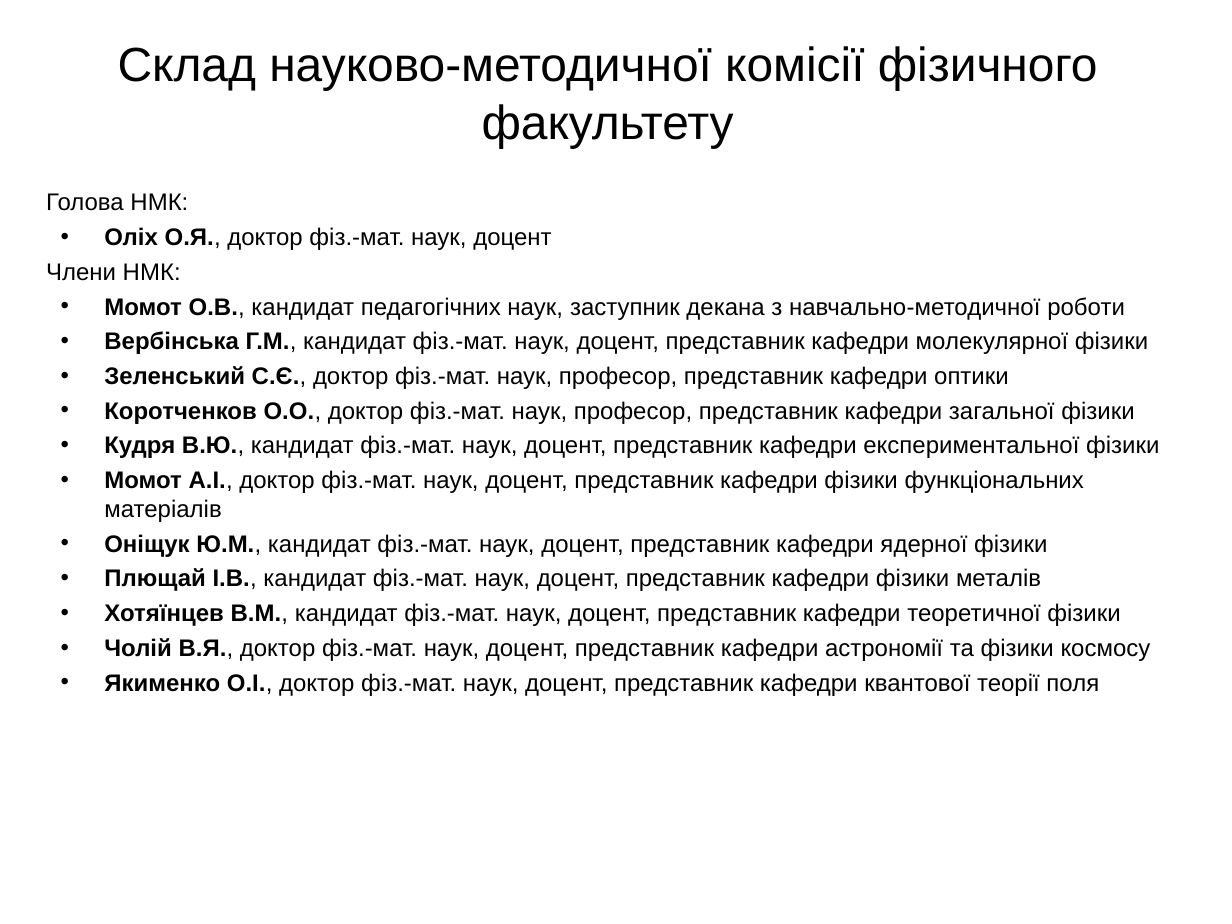
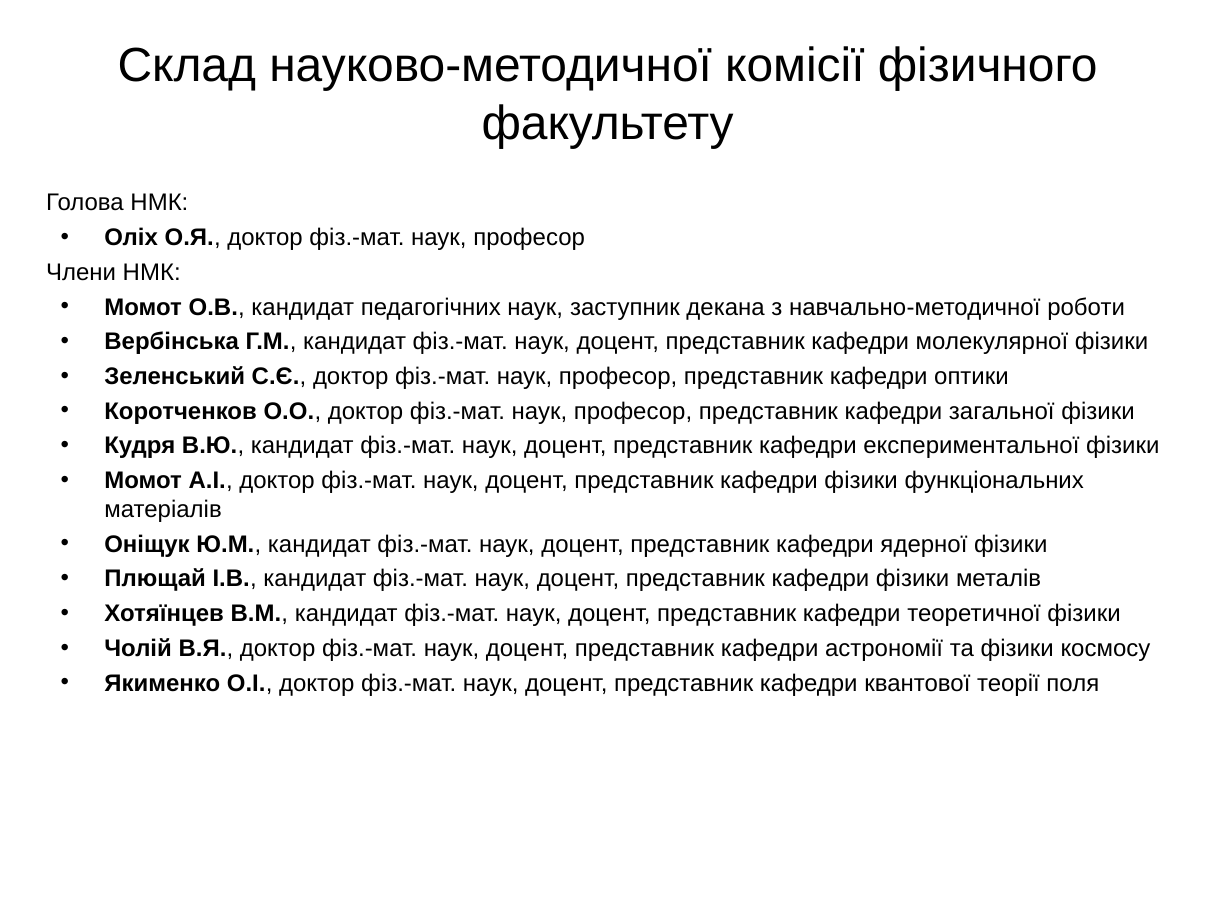
Before and after one commit to l432/NMK, a slide deck: slide 2 of Olikh/Zvit/22_23/Zvit22_23.ppt. Drawn at 1232x924 pixels with LibreOffice and Linux fonts; fonts in the diff are those of the drawing; background and template pictures are left out. Boxes give left, top, right and bottom in pixels: in the first picture for what was removed or moved away, otherwise in the second. Text is boxed around its words. In the diff, an @@ line names an element or a change of style, - is before the commit and + after.

```diff
--- a/Olikh/Zvit/22_23/Zvit22_23.ppt
+++ b/Olikh/Zvit/22_23/Zvit22_23.ppt
@@ text at (104,227,585,250): text changed @@
-• Оліх О.Я., доктор фіз.-мат. наук, доцент
+• Оліх О.Я., доктор фіз.-мат. наук, професор
```
Also in this commit, not shown: 1 other slide changed, 1 slide added, 6 other files.
